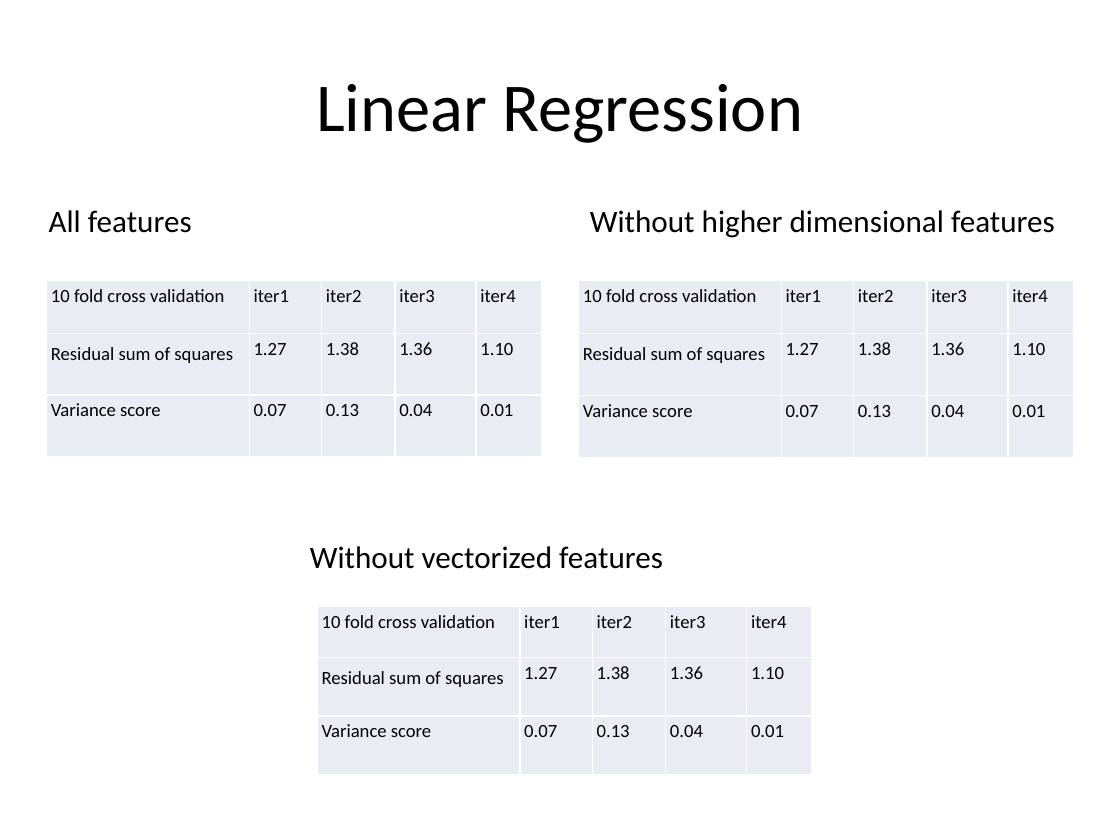
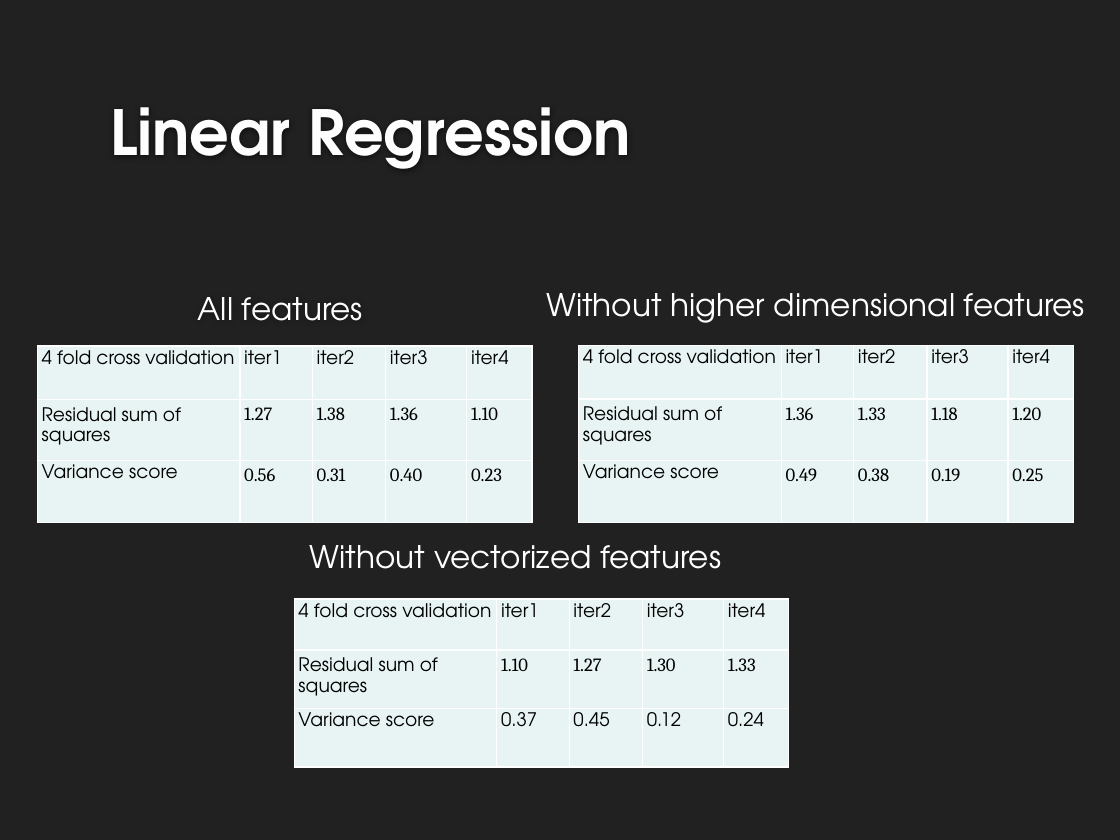
Before and after one commit to ayusharyal1/5DBMinds, a slide deck: slide 19 of project_presentation/Final - Dec 9.pptx. Drawn at 1120x840 pixels with LibreOffice and Linux fonts; fonts in the diff are those of the drawing; background and template pictures are left out. Boxes give left, top, right and bottom in pixels: in the first picture for what was removed or moved away, otherwise in the second. Text is boxed around its words. In the diff, an @@ line names an element or a change of style, - is before the commit and + after.

Commit message:
Added final presentation

```diff
--- a/project_presentation/Final - Dec 9.pptx
+++ b/project_presentation/Final - Dec 9.pptx
@@ background #FFFFFF to #212121 @@
@@ title "Linear Regression": place and size @@
-title "Linear Regression" at (316,84,803,143)
+title "Linear Regression" at (110,107,631,169)
@@ title "Linear Regression" at (110,107,631,169): size 44 to 40 pt, font Calibri to TeX Gyre Adventor, text colour #000000 to #FEFEFE, bold on; alignment centre to left; vertical alignment middle to bottom @@
@@ text "All features": place and size @@
-text "All features" at (49,210,192,233)
+text "All features" at (198,297,363,321)
@@ text "All features" at (198,297,363,321): font Calibri to TeX Gyre Adventor, text colour #000000 to #FFFFFF; more space between paragraphs; vertical alignment top to middle @@
@@ text "Without higher dimensional features" at (546,293,1085,323): font Calibri to TeX Gyre Adventor, text colour #000000 to #FFFFFF @@
@@ text "Without higher dimensional features": place and size @@
-text "Without higher dimensional features" at (590,210,1055,238)
+text "Without higher dimensional features" at (546,293,1085,323)
@@ table at (37,346,531,524) @@
-row 1, column 1: 10 fold cross validation
+row 1, column 1: 4 fold cross validation
-row 3: Variance score | 0.07 | 0.13 | 0.04 | 0.01
+row 3: Variance score | 0.56 | 0.31 | 0.40 | 0.23
@@ fill #E9EDF4 to #E7F5F3 in 15 cells @@
@@ font Calibri to TeX Gyre Adventor in "iter1", "iter2", "iter3", "iter4" and 2 more places @@
@@ font Calibri to Cambria in "1.27", "1.38", "1.36", "1.10" @@
@@ table: place and size @@
-table at (47,280,541,457)
+table at (37,346,531,524)
@@ table at (579,345,1073,523) @@
-row 1, column 1: 10 fold cross validation
+row 1, column 1: 4 fold cross validation
-row 2: Residual sum of squares | 1.27 | 1.38 | 1.36 | 1.10
+row 2: Residual sum of squares | 1.36 | 1.33 | 1.18 | 1.20
-row 3: Variance score | 0.07 | 0.13 | 0.04 | 0.01
+row 3: Variance score | 0.49 | 0.38 | 0.19 | 0.25
@@ fill #E9EDF4 to #E7F5F3 in 15 cells @@
@@ font Calibri to TeX Gyre Adventor in "iter1", "iter2", "iter3", "iter4" and 2 more places @@
@@ table: place and size @@
-table at (579,280,1073,457)
+table at (579,345,1073,523)
@@ text "Without vectorized features" at (310,545,721,569): font Calibri to TeX Gyre Adventor, text colour #000000 to #FFFFFF @@
@@ table at (295,599,788,774) @@
-row 1, column 1: 10 fold cross validation
+row 1, column 1: 4 fold cross validation
-row 2: Residual sum of squares | 1.27 | 1.38 | 1.36 | 1.10
+row 2: Residual sum of squares | 1.10 | 1.27 | 1.30 | 1.33
-row 3: Variance score | 0.07 | 0.13 | 0.04 | 0.01
+row 3: Variance score | 0.37 | 0.45 | 0.12 | 0.24
@@ fill #E9EDF4 to #E7F5F3 in 15 cells @@
@@ font Calibri to TeX Gyre Adventor in "iter1", "iter2", "iter3", "iter4" and 2 more places @@
@@ table: place and size @@
-table at (317,607,811,775)
+table at (295,599,788,774)
```
Also in this commit, not shown: 26 other slides changed, 1 slide added, 2 slides removed, 9 other files.
